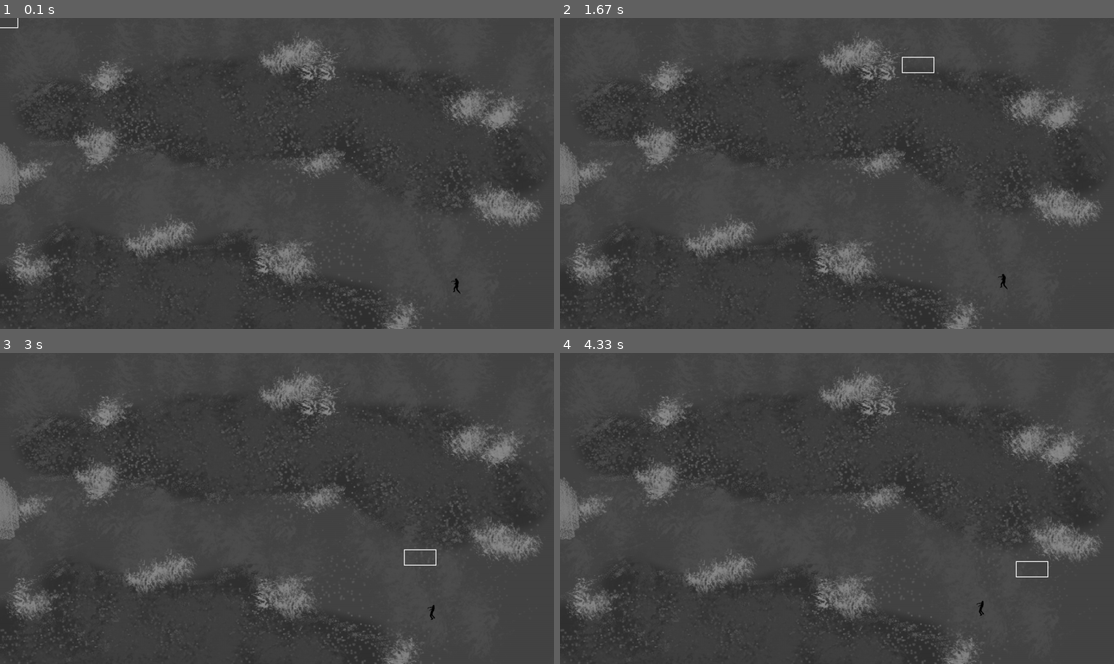
Above: before the commit, frames 1-4 (two rows, left to right).
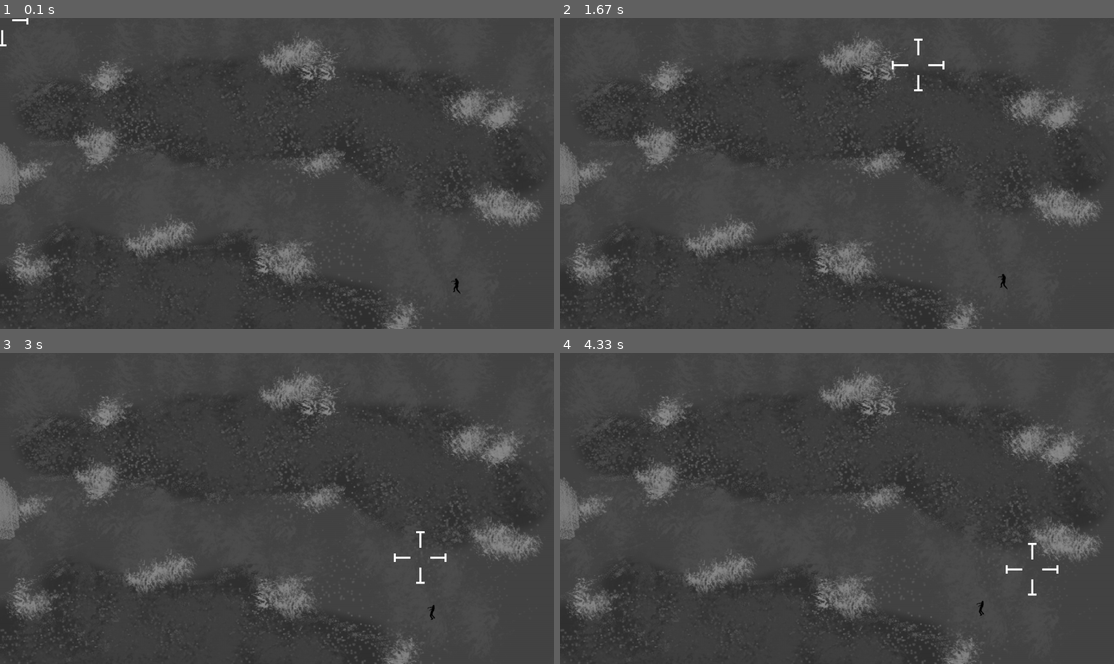
Above: after the commit, the same moments.

Repository: gingerwitch64/school-projects
Game: pygame game, started from pygame-project/__main__.py
The game is run twice, just before and just after one commit, with the same random seed, the same clock (stepped at 60 frames per second) and the same inputs.
Inputs (mouse positions are in pixels of both pictures, inside the frame that each line leads up to):
- Up to frame 1 (0.1 s): no input
- Up to frame 2 (1.67 s): hold Space 0.33-0.8 s; hold D 0.33-0.8 s; move the mouse to (814, 185) at 0.37 s; hold P 0.83-1.3 s; hold D 0.83-1.3 s; move the mouse to (704, 176) at 0.87 s; hold D from 1.33 s (still down); move the mouse to (920, 64) at 1.37 s
- Up to frame 3 (3 s): release D at 1.8 s; hold W 1.83-2.13 s; move the mouse to (288, 402) at 1.87 s; hold D 2.17-2.63 s; move the mouse to (282, 539) at 2.2 s; hold A from 2.67 s (still down); move the mouse to (421, 558) at 2.7 s
- Up to frame 4 (4.33 s): release A at 3.2 s; hold S 3.23-3.53 s; move the mouse to (981, 480) at 3.27 s; hold A 3.57-3.97 s; move the mouse to (1036, 483) at 3.6 s; hold W from 4 s (still down); move the mouse to (1030, 567) at 4.03 s

The runs differ from the first frame. In frame 1, less than 0.1% of the frame differs, in the area x 0-6%, y 0-10%; in frame 2, 0.2%, in the area x 59-70%, y 6-24%; in frame 3, 0.2%; in frame 4, 0.2%.

Commit message:
crosshair, weapon damage, sounds added, score next

Diff:
--- a/pygame-project/__main__.py
+++ b/pygame-project/__main__.py
@@ -1,10 +1,13 @@
 import user, pygame, time, pathlib  # Note that "user" is a custom python library for storing user preferences.
 from random import randrange    # Using this as apparently it's better than randint() in that it fixes an annoyance.
 from pygame.locals import *
+from pygame import mixer
 from logic import *             # Imports custom classes and constants that allow for ease of reading and code writing.
 relpath = pathlib.Path(__file__).parent.resolve()   # This allows the game to be run from any directory and not have issues finding assets.
 clock = pygame.time.Clock()     # Used for framerate purposes. See EOF.
 pygame.init()
+mixer.init()
+mixer.music.set_volume(user.preferences["volume"])
 display = Window(user.preferences["window"][0],user.preferences["window"][1],None) # Get the x and y dimensions from the tuple in the user preferences
 display.surface = pygame.display.set_mode((display.x,display.y))
 pygame.display.set_caption("ZGSClone")
@@ -15,6 +18,8 @@
 undead_walk_2 = pygame.image.load(f"{relpath}/assets/img/undead_walk_2.png")
 undead_fallen = pygame.image.load(f"{relpath}/assets/img/undead_fallen.png")
 
+CHAMBER_TIME = user.difficulty["gunship"]["firerate"]
+chambered = True
 ANIMATE = 750   # These are the event cooldowns in milliseconds.
 STATUS = 50     # Status checks to see if undead are dead or alive, and if the latter, moves them.
 RISETIME = 1500
@@ -86,16 +91,37 @@
                     [(5,deviate([233],10))]                 # these are the points of the path for the undead to travel. It is a list, but in reality I've only programmed them to use one point.
                 ))
                 i += 1  # Repeat until satisfied.
+        elif event.type == weaponevent:
+            chambered = True
+
 
     mousex,mousey = pygame.mouse.get_pos()[0],pygame.mouse.get_pos()[1] # Get mouse position. This is from before I set up a Coord class to store it in.
 
     pressedKeys = pygame.key.get_pressed()
+    pressedMouse = pygame.mouse.get_pressed()
     if pressedKeys[K_ESCAPE]:   # Escape is an alternative way of quitting the game,
         active = False          # besides using the "X" presented on a window's title bar by most window managers.
-    if pressedKeys[K_RIGHT]: view.x += viewspeed*dt # Note that "dt" (delta time) is used here--this is what compensates for aforementioned lag.
-    if pressedKeys[K_LEFT]:  view.x -= viewspeed*dt
-    if pressedKeys[K_UP]:    view.y -= viewspeed*dt
-    if pressedKeys[K_DOWN]:  view.y += viewspeed*dt
+    if pressedKeys[K_d]: view.x += viewspeed*dt # Note that "dt" (delta time) is used here--this is what compensates for aforementioned lag.
+    if pressedKeys[K_a]: view.x -= viewspeed*dt
+    if pressedKeys[K_w]: view.y -= viewspeed*dt
+    if pressedKeys[K_s]: view.y += viewspeed*dt
+    if pressedKeys[K_SPACE]:
+        if chambered == True:
+            chambered = False
+            mixer.music.load(f"{relpath}/assets/audio/cannon.mp3")
+            mixer.music.play()
+            pygame.time.set_timer(weaponevent,CHAMBER_TIME)
+            hitrect = pygame.rect.Rect(
+                mousex-(user.difficulty["gunship"]["dmgwidth"]/2),
+                mousey-(user.difficulty["gunship"]["dmgwidth"]/2),
+                user.difficulty["gunship"]["dmgwidth"],
+                user.difficulty["gunship"]["dmgwidth"]
+                )
+            for entity in entities:
+                if type(entity) == Undead:
+                    if type(entity.state) == pygame.surface.Surface:
+                        if hitrect.colliderect(entity.state.get_rect(topleft=(entity.x,entity.y))):
+                            entity.hp = entity.hp - user.difficulty["gunship"]["dmg"]
 
     if user.DEBUG:
         if pressedKeys[K_d]: # Debug - get current coords (plan to add other info as well)
@@ -109,7 +135,9 @@
                 goto = Coord(int(goto[0]),int(goto[1]))
                 view.x = goto.x
                 view.y = goto.y
-        if pressedKeys[K_p]: print("\n", entities, "\n")
+        if pressedKeys[K_p]:
+            for i in range(len(entities)):
+                print(entities[i-1].hp)
 
     view.x = clamp(view.x,0,thermal_bg.get_width()-display.x) # Values clamped to min 0 as background is img drawn from top left
     view.y = clamp(view.y,0,thermal_bg.get_height()-display.y)
@@ -122,8 +150,28 @@
     for entity in entities:
         if type(entity) is Undead:
             pygame.Surface.blit(display.surface,entity.state,(entity.x-view.x,entity.y-view.y))
-    # This is the user's crosshair. Size can be modified in user.py
-    pygame.draw.rect(display.surface,WHITE,pygame.Rect(mousex-40*user.preferences["crosshairmulti"],mousey-20*user.preferences["crosshairmulti"],80*user.preferences["crosshairmulti"],40*user.preferences["crosshairmulti"]),2)
+
+    if True: # This was all written to de-obfuscate the process of drawing some lines. In short, coords are taken and drawn out a-coord-ingly (of course, pun intended).
+        c = user.preferences["crosshair"]["length"]
+        m = user.preferences["crosshair"]["multiplier"]
+        w = user.difficulty["gunship"]["dmgwidth"] # Fundementally, the crosshair width relies on the damage width.
+        regdiff = w/2
+        perdiff = (m*w)/2
+        cross = [
+            [(mousex+regdiff,mousey),(mousex+perdiff,mousey)],
+            [(mousex-regdiff,mousey),(mousex-perdiff,mousey)],
+            [(mousex,mousey+regdiff),(mousex,mousey+perdiff)],
+            [(mousex,mousey-regdiff),(mousex,mousey-perdiff)],
+            ]
+        criss = [
+            [(mousex+perdiff,mousey+c),(mousex+perdiff,mousey-c)],
+            [(mousex-perdiff,mousey+c),(mousex-perdiff,mousey-c)],
+            [(mousex+c,mousey+perdiff),(mousex-c,mousey+perdiff)],
+            [(mousex+c,mousey-perdiff),(mousex-c,mousey-perdiff)],
+            ]
+        for i in range(0,4):
+            pygame.draw.line(display.surface,user.preferences["crosshair"]["color"],cross[i][0],cross[i][1],user.preferences["crosshair"]["width"])
+            pygame.draw.line(display.surface,user.preferences["crosshair"]["color"],criss[i][0],criss[i][1],user.preferences["crosshair"]["width"])
 
     pygame.display.update() # Updates the entire display.
     clock.tick(framerate)   # Runs program at a target framerate.
--- a/pygame-project/user.py
+++ b/pygame-project/user.py
@@ -1,26 +1,32 @@
+from logic import * # So that the user can use preset colors.
 # A file meant to be modified by the user, for personal preferences or different workings of the program.
 
 preferences = {
     "noborder": False, # If True, no system window control bar or other border will appear.
-    "window": (1366,768),#(800,600), # Specific (width,height) of the window.
+    "window": (1366,768),#(800,600),# Specific (width,height) of the window.
     "framerate": 60, # Frames per second target for the game.
     "viewspeed": 5, # How fast the view moves.
-    "crosshairmulti": 1, # The size multiplier of the crosshair. Values < 1 will shrink, values > 1 will expand.
-    "crosshairrbg": (255,255,255), # (r,b,g) color value for the crosshair.
+    "crosshair": {
+        "length": 10, # Length of the perpendicular crosshairs in pixels.
+        "multiplier": 2.5,
+        "color": WHITE, # (r,b,g) color value for the crosshair (or a predefined color from logic.py).
+        "width": 5,
+    },
+    "volume": 0.5 # The volume of sounds, on a scale of 0 to 1.
 }
 
 difficulty = {
     "undead": {
         "hp": 100,
         "speed": 1,
-        "wavetime": 10, # The time between waves in seconds.
-        "minwavesize": 2, # Minimum zombies spawned per wave.
-        "maxwavesize": 5, # Maximum zombies spawned per wave.
+        "wavetime": 10,     # The time between waves in seconds.
+        "minwavesize": 2,   # Minimum zombies spawned per wave.
+        "maxwavesize": 5,   # Maximum zombies spawned per wave.
     },
     "gunship": {
-        "firerate": 100, # The delay between shots fired in milliseconds.
-        "dmgradius": 10, # The damage radius in pixels of the weapon.
-        "dmg": 25, # The damage of the weapon.
+        "firerate": 150,    # The delay between shots fired in milliseconds.
+        "dmgwidth": 50,     # The damage hitbox's width in pixels.
+        "dmg": 25,          # The damage of the weapon.
     },
 }
 
Not shown, added: pygame-project/assets/audio/cannon.mp3
